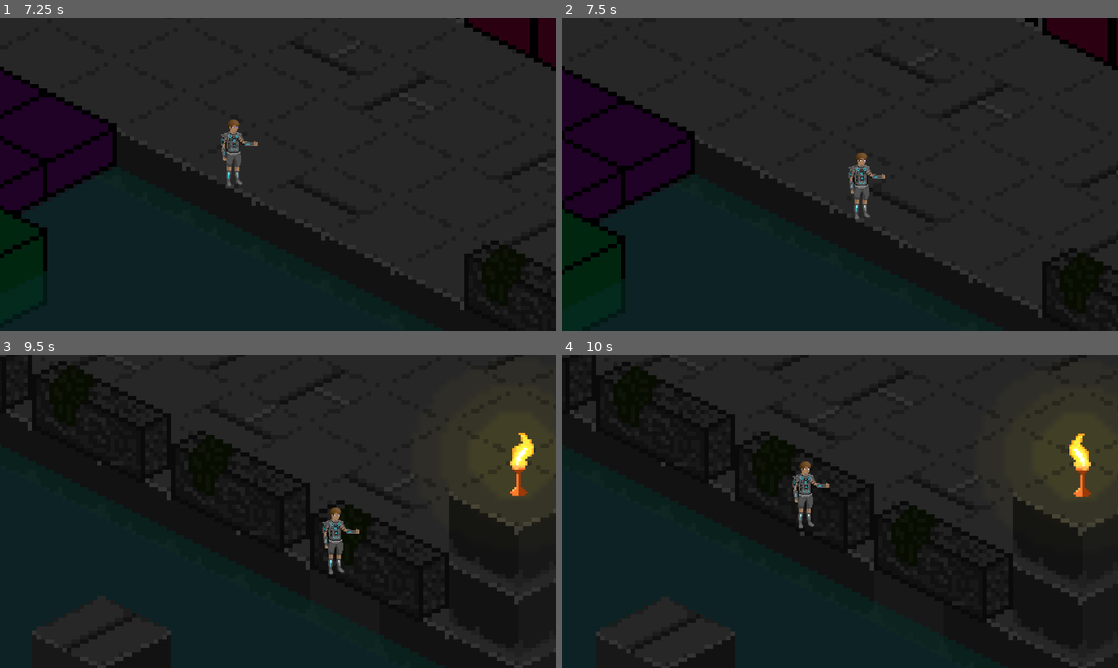
Above: before the commit, frames 1-4 (two rows, left to right).
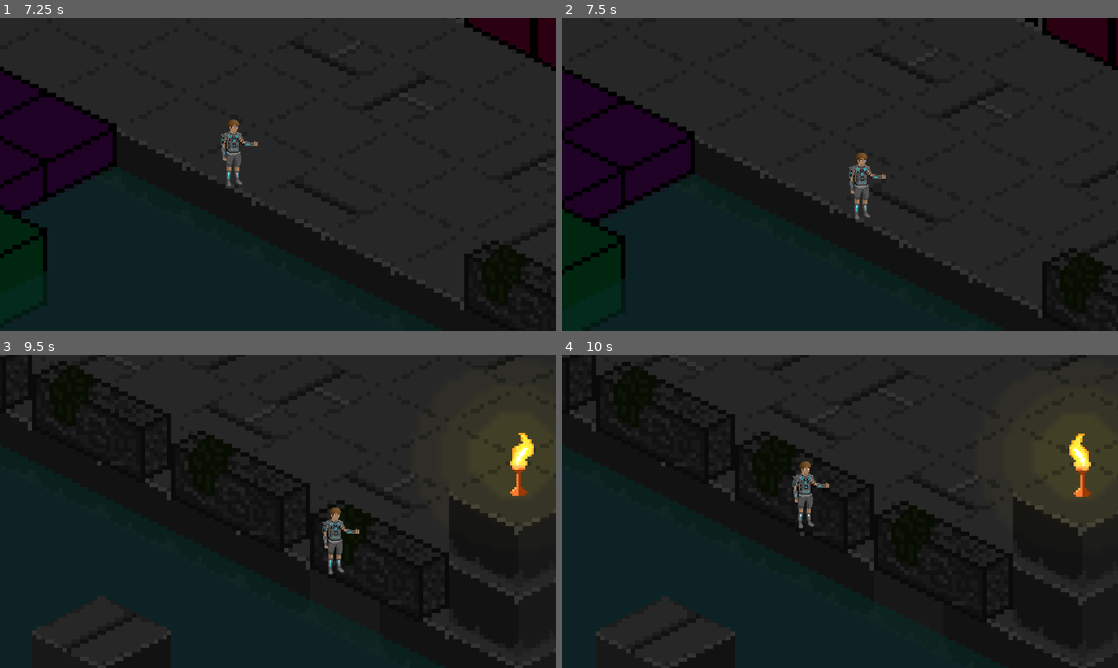
Above: after the commit, the same moments.

Repository: DarkMalygos/Game-Jam-Test
Game: Godot game, scene res://scenes/main.tscn
Two runs of this game, one before a commit and one after it. Both use one fixed random seed, a clock stepped at 60 frames per second and the inputs below.
Inputs:
- Up to frame 1 (7.25 s): tap Enter (ui_accept) at 0.5, 0.77, 1.52, 3.02, 3.77, 4.52, 6.02, 6.77 s; hold D (movement_right) 0.53-2.03 s; hold A (movement_left) 2.03-2.78 s; hold D (movement_right) 2.78-4.28 s; hold A (movement_left) 4.28-5.03 s; hold D (movement_right) 5.03-5.78 s; hold A (movement_left) from 5.78 s (still down)
- Up to frame 2 (7.5 s): release A (movement_left) at 7.28 s; hold D (movement_right) from 7.28 s (still down)
- Up to frame 3 (9.5 s): keep holding D (movement_right); tap Enter (ui_accept) at 7.52, 9.02 s
- Up to frame 4 (10 s): release D (movement_right) at 9.53 s; hold A (movement_left) from 9.53 s (still down); tap Enter (ui_accept) at 9.77 s

Frame 1 is identical in both runs. In frame 2, less than 0.1% of the frame differs, in the area x 51-59%, y 44-64%; in frame 3, less than 0.1%, in the area x 58-65%, y 48-71%; in frame 4, less than 0.1%.

Commit message:
Refactoring file system

Diff:
--- a/diablo_clone/scenes/entities/main_character/main_character.tscn
+++ b/diablo_clone/scenes/entities/main_character/main_character.tscn
@@ -2,7 +2,7 @@
 
 [ext_resource type="PackedScene" uid="uid://b0w4pmjhnu7ml" path="res://scenes/entities/entity.tscn" id="1_1s8lj"]
 [ext_resource type="Texture2D" uid="uid://qpbi27oxlxr" path="res://assets/sprites/entities/main_character/main_character5.png" id="2_jro4k"]
-[ext_resource type="Script" path="res://scripts/entities/main_character_movement/main_character_movement.gd" id="2_uxssg"]
+[ext_resource type="Script" path="res://scripts/entities/main_character_body/main_character_body.gd" id="2_uxssg"]
 
 [sub_resource type="SpriteFrames" id="SpriteFrames_147re"]
 animations = [{
--- a/diablo_clone/scenes/entities/torch/torch.tscn
+++ b/diablo_clone/scenes/entities/torch/torch.tscn
@@ -1,10 +1,10 @@
 [gd_scene load_steps=8 format=3 uid="uid://bwa2q4g051eum"]
 
-[ext_resource type="Script" path="res://scripts/entities/torch_animation/torch_animation.gd" id="1_kjnvp"]
-[ext_resource type="Texture2D" uid="uid://da57ikwpxb7j0" path="res://assets/sprites/entities/torch/torch_left.png" id="1_vr3sb"]
-[ext_resource type="Texture2D" uid="uid://jry3fwxq86pj" path="res://assets/sprites/entities/torch/torch_normal.png" id="2_wuvxx"]
-[ext_resource type="Texture2D" uid="uid://bx83h16yu6s2" path="res://assets/sprites/entities/torch/torch_right.png" id="3_1x1gs"]
-[ext_resource type="Texture2D" uid="uid://dhl54hefromtr" path="res://assets/sprites/entities/lights/torch_light.png" id="5_8f3ih"]
+[ext_resource type="Script" path="res://scripts/torch_animation/torch_animation.gd" id="1_kjnvp"]
+[ext_resource type="Texture2D" uid="uid://da57ikwpxb7j0" path="res://assets/sprites/torch/torch_left.png" id="1_vr3sb"]
+[ext_resource type="Texture2D" uid="uid://jry3fwxq86pj" path="res://assets/sprites/torch/torch_normal.png" id="2_wuvxx"]
+[ext_resource type="Texture2D" uid="uid://bx83h16yu6s2" path="res://assets/sprites/torch/torch_right.png" id="3_1x1gs"]
+[ext_resource type="Texture2D" uid="uid://dhl54hefromtr" path="res://assets/sprites/lights/torch_light.png" id="5_8f3ih"]
 
 [sub_resource type="RectangleShape2D" id="RectangleShape2D_y6g82"]
 size = Vector2(6, 14)
@@ -31,21 +31,22 @@
 
 [node name="Torch" type="Node2D"]
 
-[node name="TorchBody" type="CharacterBody2D" parent="."]
-scale = Vector2(0.5, 0.5)
-script = ExtResource("1_kjnvp")
+[node name="TorchBody" type="StaticBody2D" parent="."]
 
 [node name="CollisionShape2D" type="CollisionShape2D" parent="TorchBody"]
-position = Vector2(0, 9)
+position = Vector2(0, 4.5)
+scale = Vector2(0.5, 0.5)
 shape = SubResource("RectangleShape2D_y6g82")
 
 [node name="AnimatedSprite2D" type="AnimatedSprite2D" parent="TorchBody"]
+scale = Vector2(0.5, 0.5)
 sprite_frames = SubResource("SpriteFrames_r4big")
 frame_progress = 0.592471
+script = ExtResource("1_kjnvp")
 
 [node name="PointLight2D" type="PointLight2D" parent="TorchBody"]
-position = Vector2(0, -4)
-scale = Vector2(1.08789, 1.01758)
+position = Vector2(0, -2)
+scale = Vector2(0.543945, 0.50879)
 color = Color(1, 0.878431, 0, 1)
 energy = 0.7
 texture = ExtResource("5_8f3ih")
--- a/diablo_clone/scenes/main.tscn
+++ b/diablo_clone/scenes/main.tscn
@@ -1,6 +1,6 @@
 [gd_scene load_steps=7 format=4 uid="uid://chtkbkkufm0d6"]
 
-[ext_resource type="TileSet" uid="uid://bsprh60fd27g5" path="res://resource/tile_sets/iso_tileset.tres" id="1_kdqyu"]
+[ext_resource type="TileSet" uid="uid://bsprh60fd27g5" path="res://resources/tile_sets/iso_tileset.tres" id="1_kdqyu"]
 [ext_resource type="Script" path="res://scripts/tiles/ground_layer.gd" id="2_q8il7"]
 [ext_resource type="PackedScene" uid="uid://bakqliauqbu77" path="res://scenes/entities/main_character/main_character.tscn" id="3_fty4o"]
 [ext_resource type="PackedScene" uid="uid://bwa2q4g051eum" path="res://scenes/entities/torch/torch.tscn" id="4_y5bpx"]
--- a/diablo_clone/scripts/entities/torch_animation/torch_animation.gd
+++ /dev/null
@@ -1,6 +0,0 @@
-extends CharacterBody2D
-
-@onready var sprite = $AnimatedSprite2D
-
-func _ready() -> void:
-	sprite.play("default")
--- /dev/null
+++ b/diablo_clone/scripts/torch_animation/torch_animation.gd
@@ -0,0 +1,4 @@
+extends AnimatedSprite2D
+
+func _ready() -> void:
+	play("default")
Renamed: diablo_clone/assets/sprites/entities/lights/torch_light.png -> diablo_clone/assets/sprites/lights/torch_light.png
Not shown, changed: diablo_clone/assets/sprites/lights/torch_light.png.import
Renamed: diablo_clone/assets/sprites/entities/torch/torch_left.png -> diablo_clone/assets/sprites/torch/torch_left.png
Not shown, changed: diablo_clone/assets/sprites/torch/torch_left.png.import
Renamed: diablo_clone/assets/sprites/entities/torch/torch_normal.png -> diablo_clone/assets/sprites/torch/torch_normal.png
Not shown, changed: diablo_clone/assets/sprites/torch/torch_normal.png.import
Renamed: diablo_clone/assets/sprites/entities/torch/torch_right.png -> diablo_clone/assets/sprites/torch/torch_right.png
Not shown, changed: diablo_clone/assets/sprites/torch/torch_right.png.import
Renamed: diablo_clone/resource/tile_sets/iso_tileset.tres -> diablo_clone/resources/tile_sets/iso_tileset.tres
Empty file added: diablo_clone/scripts/entities/entity_body.gd
Renamed: diablo_clone/scripts/entities/main_character_movement/main_character_movement.gd -> diablo_clone/scripts/entities/main_character_body/main_character_body.gd
Empty file added: diablo_clone/scripts/entities/movement.gd
